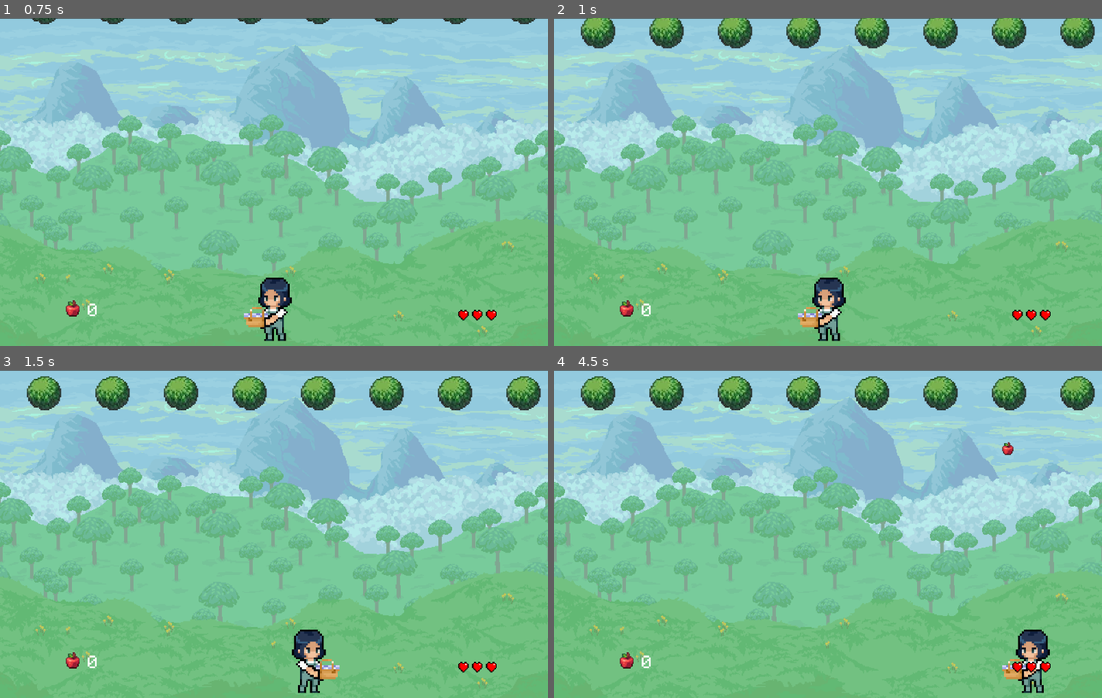
Above: before the commit, frames 1-4 (two rows, left to right).
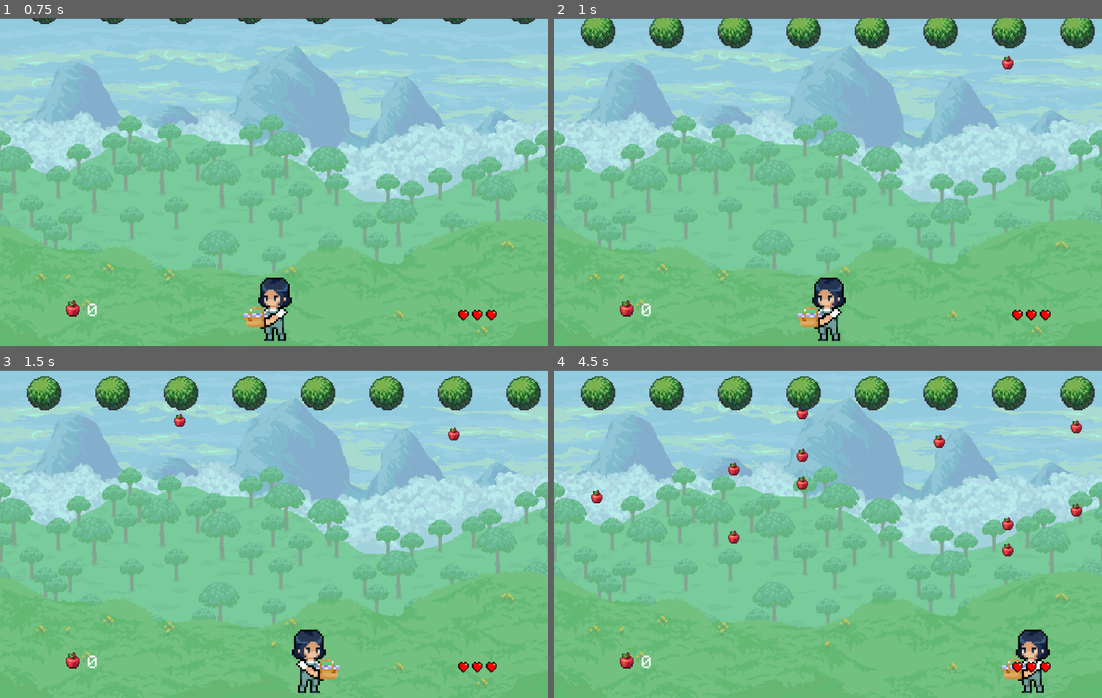
Above: after the commit, the same moments.

Repository: VIxeny/Ship
Game: Godot game, scene res://scenes/MainMenu.tscn
Same seed, same stepped clock (60 frames per second), same inputs: the game is played once before the commit and once after it.
Inputs (mouse positions are in pixels of both pictures, inside the frame that each line leads up to):
- Up to frame 1 (0.75 s): click (268, 165) at 0.5 s
- Up to frame 2 (1 s): no input
- Up to frame 3 (1.5 s): hold Right from 1.28 s (still down)
- Up to frame 4 (4.5 s): release Right at 2.03 s; hold Left 2.03-2.78 s; hold Right 2.78-4.28 s; hold Left from 4.28 s (still down)

Frame 1 is identical in both runs. In frame 2, less than 0.1% of the frame differs, in the area x 81-84%, y 11-16%; in frame 3, 0.1%; in frame 4, 0.8%, in the area x 6-97%, y 11-57%.

Commit message:
Leaderboard

Diff:
--- a/scenes/death_screen.tscn
+++ b/scenes/death_screen.tscn
@@ -1,29 +1,46 @@
-[gd_scene load_steps=5 format=3 uid="uid://bw1ritmlfgr7k"]
+[gd_scene load_steps=7 format=3 uid="uid://bw1ritmlfgr7k"]
 
 [ext_resource type="Texture2D" uid="uid://cb6rwicbk2cmr" path="res://assets/restartButton.png" id="1_dwo6e"]
 [ext_resource type="Script" uid="uid://ba3aapbxha67f" path="res://scripts/restart_button_1.gd" id="2_mqh5l"]
 [ext_resource type="Texture2D" uid="uid://d335o40482rn3" path="res://assets/menuButton.png" id="3_7ns25"]
 [ext_resource type="Script" uid="uid://ckj44rl33fw46" path="res://scripts/restart_button_2.gd" id="4_gwety"]
+[ext_resource type="Script" uid="uid://81vup78d5476" path="res://scripts/v_box_container.gd" id="5_gwety"]
+[ext_resource type="Texture2D" uid="uid://cqac101ev04td" path="res://assets/leaderboardScreen.png" id="6_wfw3d"]
 
 [node name="DeathScreen" type="CanvasLayer"]
 
 [node name="restartButton1" type="TextureButton" parent="."]
-offset_left = 476.0
-offset_top = 261.0
-offset_right = 782.0
-offset_bottom = 394.0
+offset_left = 633.0
+offset_top = 268.0
+offset_right = 939.0
+offset_bottom = 401.0
 texture_normal = ExtResource("1_dwo6e")
 stretch_mode = 0
 script = ExtResource("2_mqh5l")
 
 [node name="restartButton2" type="TextureButton" parent="."]
-offset_left = 474.0
-offset_top = 415.0
-offset_right = 780.0
-offset_bottom = 548.0
+offset_left = 631.0
+offset_top = 416.0
+offset_right = 937.0
+offset_bottom = 549.0
 texture_normal = ExtResource("3_7ns25")
 stretch_mode = 0
 script = ExtResource("4_gwety")
 
+[node name="VBoxContainer" type="VBoxContainer" parent="."]
+z_index = 1
+offset_left = 116.0
+offset_top = 179.0
+offset_right = 283.0
+offset_bottom = 346.0
+script = ExtResource("5_gwety")
+
+[node name="TextureRect" type="TextureRect" parent="."]
+offset_left = 90.0
+offset_top = 5.0
+offset_right = 554.0
+offset_bottom = 688.0
+texture = ExtResource("6_wfw3d")
+
 [connection signal="pressed" from="restartButton1" to="restartButton1" method="_on_pressed"]
 [connection signal="pressed" from="restartButton2" to="restartButton2" method="_on_pressed"]
--- a/scenes/main.tscn
+++ b/scenes/main.tscn
@@ -100,7 +100,7 @@
 appleDrop = ExtResource("5_o6xl0")
 
 [node name="Timer" type="Timer" parent="Spawner"]
-wait_time = 3.0
+wait_time = 0.355
 autostart = true
 
 [node name="CanvasLayer" type="CanvasLayer" parent="."]
--- /dev/null
+++ b/scripts/v_box_container.gd
@@ -0,0 +1,19 @@
+extends VBoxContainer
+
+var leaderboard = {999:'Лютый Фермер', 6:"Гоша", 3 :"Маша", 50:"Саня", 34:"Елизавета", 12: "Егор", 101: "Дмитрий Л.", 66 :"Владимир", 20:'Варя'}
+
+var fv = FontVariation.new()
+
+
+
+func _ready() -> void:
+	fv.base_font = load("res://assets/DIGITALPIXELV4-REGULAR.OTF")
+	leaderboard[$"../../player".appleCount] = 'Игрок(Ты)'
+	var sorted_keys = leaderboard.keys()
+	sorted_keys.sort()
+	sorted_keys.reverse()
+	for i in len(leaderboard):
+		var label = Label.new()
+		label.text = str(i+1) +'. '+  str(leaderboard[sorted_keys[i]])+' '+str(sorted_keys[i])
+		label.add_theme_font_override("font", fv)
+		add_child(label)
Binary file added: assets/leaderboardScreen.png
Not shown, added: assets/leaderboardScreen.png.import
Not shown, added: scripts/v_box_container.gd.uid
